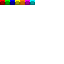
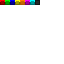
Revision of a layered 64px x 64px image; what changed, layer by layer:
painted on "Layer" over [35, 0, 40, 5]
